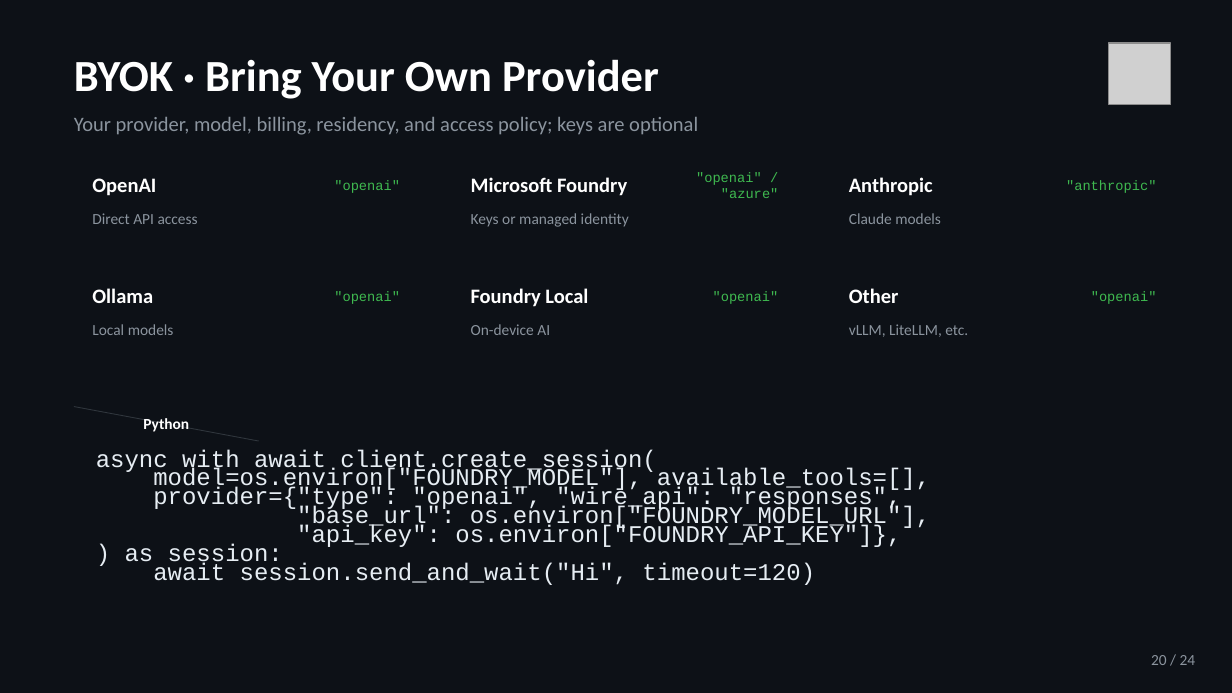
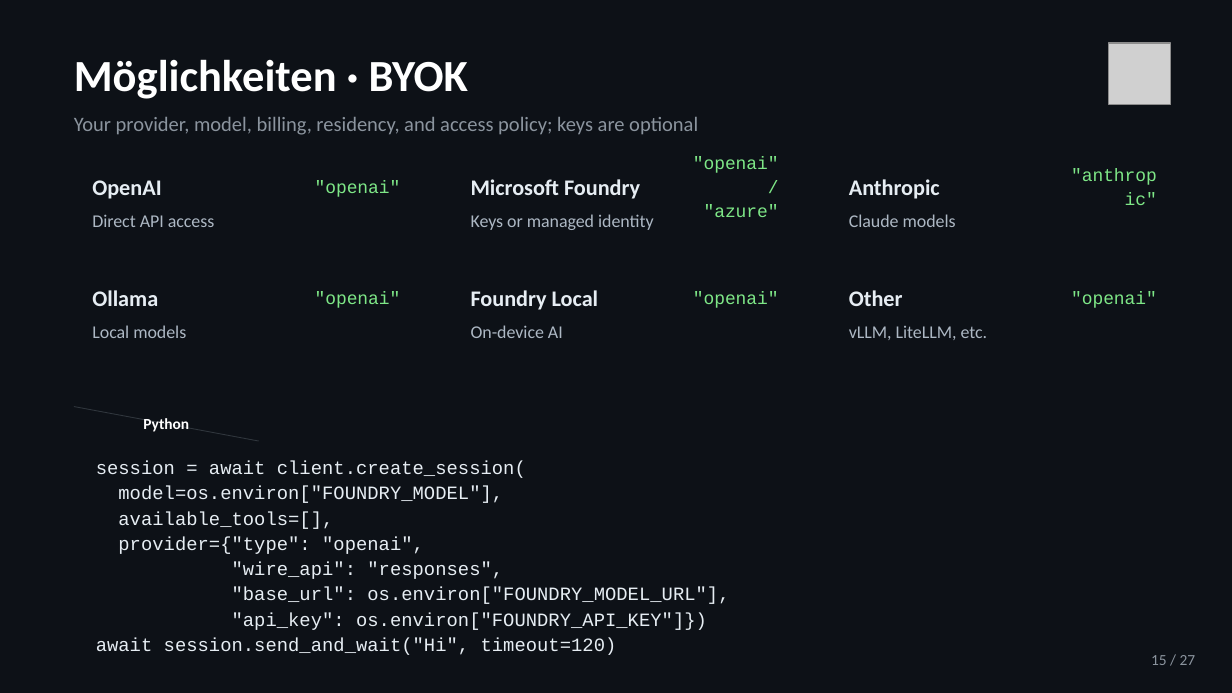
Before and after one commit to jeffrey-groneberg/ghcp_sdk, a slide deck: slide 15 of GitHub-Copilot-SDK.pptx (slide 20 before the commit). Drawn at 1232x693 pixels with LibreOffice and Linux fonts; fonts in the diff are those of the drawing; grey boxes stand for pictures. Boxes give left, top, right and bottom in pixels: in the first picture for what was removed or moved away, otherwise in the second. Text is boxed around its words. In the diff, an @@ line names an element or a change of style, - is before the commit and + after.

```diff
--- a/GitHub-Copilot-SDK.pptx
+++ b/GitHub-Copilot-SDK.pptx
@@ text at (74, 59, 468, 99): text changed @@
-BYOK · Bring Your Own Provider
+Möglichkeiten · BYOK
@@ size 12 to 13 pt, text colour #FFFFFF to #E6EDF3; line spacing 1 to 1.12 in 6 elements at (92, 180, 161, 199), (471, 179, 640, 199), (849, 179, 940, 199), (92, 290, 158, 306), (471, 290, 599, 310), (849, 290, 903, 306) @@
@@ size 8 to 10.5 pt, text colour #3FB950 to #7EE787; line spacing 1 to 1.12 in 6 elements at (315, 180, 401, 197), (693, 156, 779, 217), (1064, 166, 1157, 203), (315, 291, 401, 308), (693, 291, 779, 308), (1071, 291, 1157, 308) @@
@@ size 9 to 10.5 pt, text colour #8B949E to #ADB8C4; line spacing 1 to 1.12 in 6 elements at (92, 214, 214, 227), (471, 214, 654, 230), (849, 214, 956, 227), (92, 325, 186, 338), (471, 325, 563, 338), (849, 326, 988, 340) @@
@@ text at (96, 461, 526, 579): text changed; size 14 to 11 pt @@
-async with await client.create_session(
-model=os.environ["FOUNDRY_MODEL"], available_tools=[],
-provider={"type": "openai", "wire_api": "responses",
+session = await client.create_session(
+model=os.environ["FOUNDRY_MODEL"],
+available_tools=[],
+provider={"type": "openai",
+"wire_api": "responses",
@@ text at (96, 587, 729, 655): size 14 to 11 pt in ""base_url": os.environ["FOUNDRY_MODEL_URL"],", "await session.send_and_wait("Hi", timeout=120)"; line spacing 11pt to 1.12 @@
@@ text at (232, 613, 707, 630): text changed; size 14 to 11 pt @@
-"api_key": os.environ["FOUNDRY_API_KEY"]},
-) as session:
+"api_key": os.environ["FOUNDRY_API_KEY"]})
@@ text at (1151, 655, 1196, 665): text changed @@
-20 / 24
+15 / 27
```
Also in this commit, not shown: 23 other slides changed, 3 slides added, 2 other files.
